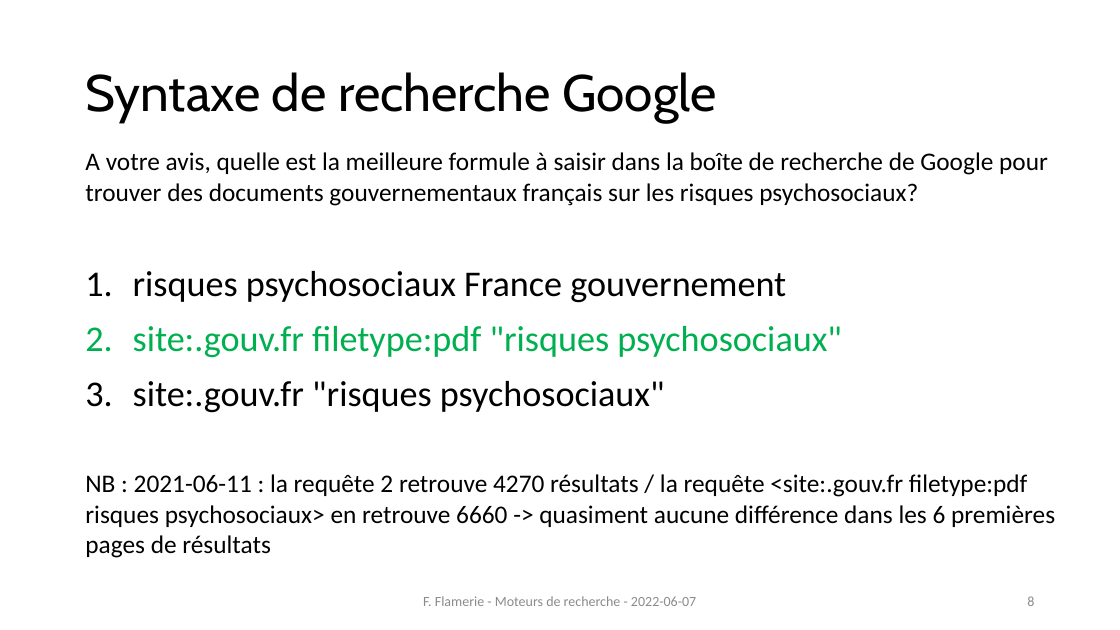
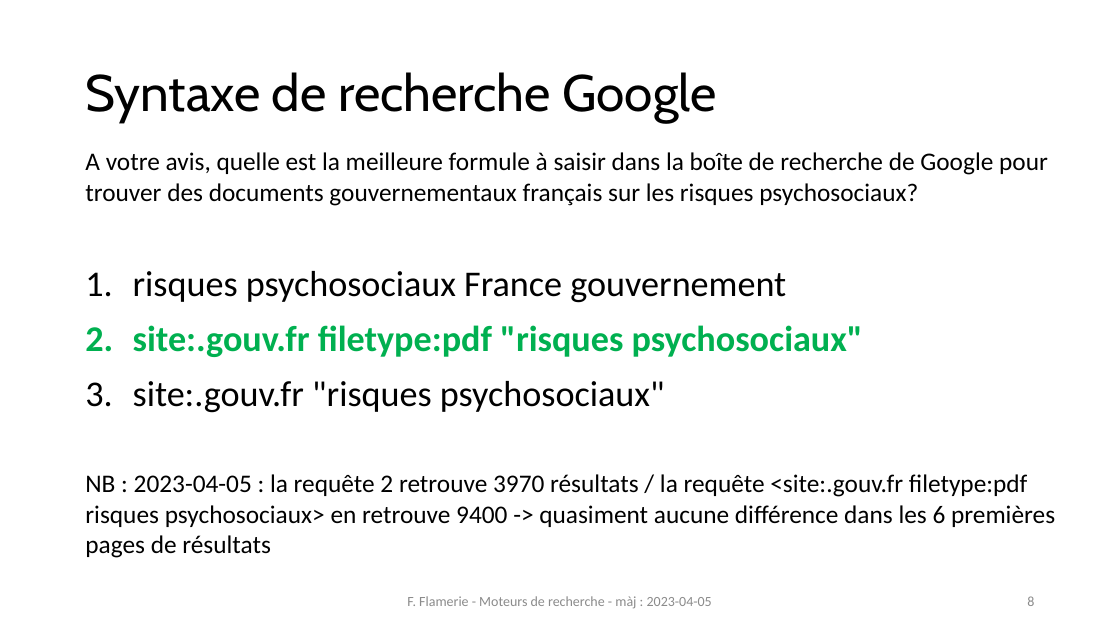
Before and after one commit to fflamerie/formbiblio, a slide deck: slide 8 of docs/module1-3_moteurs_recherche.pptx. Drawn at 1120x630 pixels with LibreOffice and Linux fonts; fonts in the diff are those of the drawing. Boxes give left, top, right and bottom in pixels: in the first picture for what was removed or moved away, otherwise in the second. Text is boxed around its words. In the diff, an @@ line names an element or a change of style, - is before the commit and + after.

```diff
--- a/docs/module1-3_moteurs_recherche.pptx
+++ b/docs/module1-3_moteurs_recherche.pptx
@@ text at <box>133,325,863,357</box>: bold on in "site:.gouv.fr filetype:pdf "risques psychosociaux"" @@
@@ text at <box>85,474,1055,558</box>: text changed @@
-NB : 2021-06-11 : la requête 2 retrouve 4270 résultats / la requête <site:.gouv.fr filetype:pdf risques psychosociaux> en retrouve 6660 -> quasiment aucune différence dans les 6 premières pages de résultats
+NB : 2023-04-05 : la requête 2 retrouve 3970 résultats / la requête <site:.gouv.fr filetype:pdf risques psychosociaux> en retrouve 9400 -> quasiment aucune différence dans les 6 premières pages de résultats
@@ text at <box>407,596,712,609</box>: text changed @@
-F. Flamerie - Moteurs de recherche - 2022-06-07
+F. Flamerie - Moteurs de recherche - màj : 2023-04-05
```
Also in this commit, not shown: 33 other slides changed, 1 slide removed, 7 other files.
